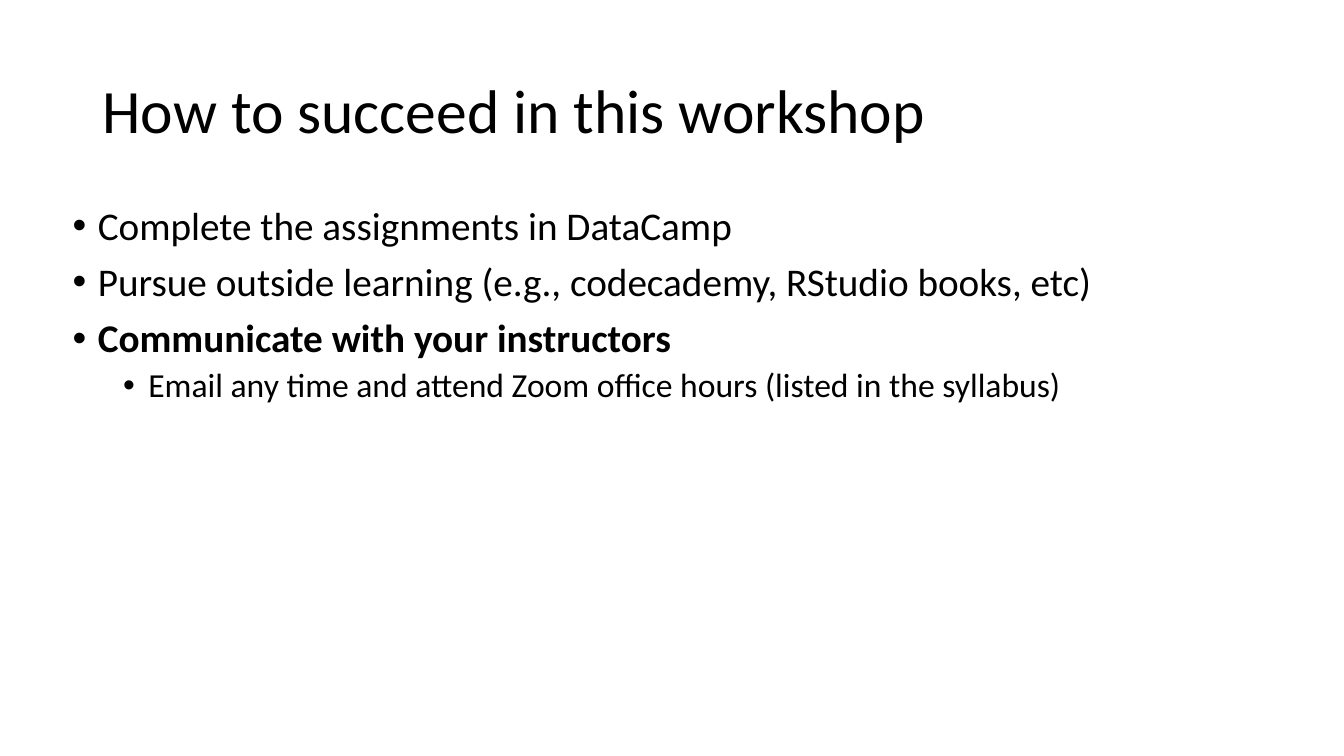
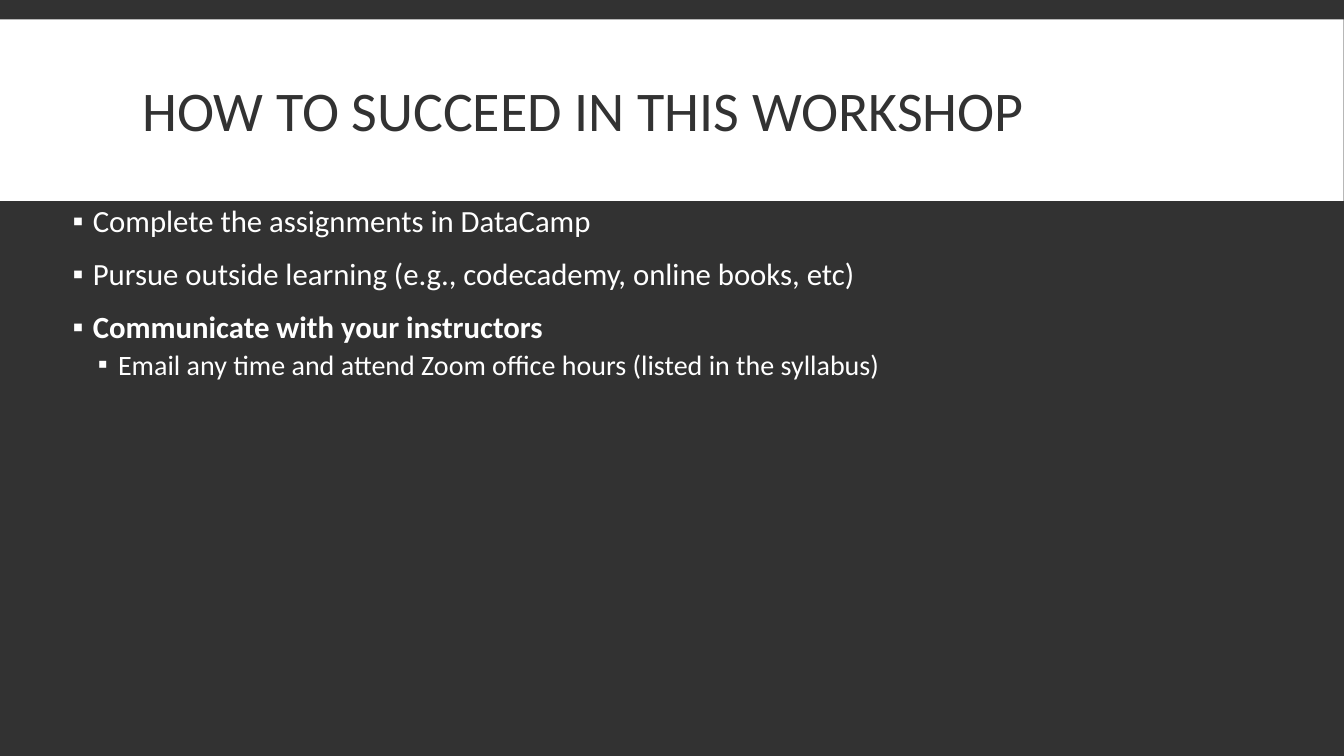
Before and after one commit to bigbioinformatics/Biomedical-ML-with-Python, a slide deck: slide 40 of Module_1/Module 1.pptx (slide 27 before the commit). Drawn at 1344x756 pixels with LibreOffice and Linux fonts; fonts in the diff are those of the drawing; background and template pictures are left out. Boxes give left, top, right and bottom in pixels: in the first picture for what was removed or moved away, otherwise in the second. Text is boxed around its words. In the diff, an @@ line names an element or a change of style, - is before the commit and + after.

```diff
--- a/Module_1/Module 1.pptx
+++ b/Module_1/Module 1.pptx
@@ background #FFFFFF to #323232 @@
@@ rectangle added at bbox=[0, 19, 1344, 201], fill #FFFFFF @@
@@ title at bbox=[143, 94, 1024, 132]: text changed; size 44 to 40 pt; text colour #000000 to #323232 @@
-How to succeed in this workshop
+HOW TO SUCCEED IN THIS WORKSHOP
@@ text at bbox=[93, 210, 879, 380]: size 28 to 22 pt in "Complete the assignments in DataCamp", "Communicate with your instructors"; text colour #000000 to #FFFFFF in "Complete the assignments in DataCamp", "Communicate with your instructors", "Email any time and attend Zoom office ..."; size 24 to 20 pt in "Email any time and attend Zoom office ..."; bullet • to ▪; more space between paragraphs @@
@@ text at bbox=[93, 262, 854, 291]: text changed; size 28 to 22 pt; text colour #000000 to #FFFFFF @@
-• Pursue outside learning (e.g., codecademy, RStudio books, etc)
+▪ Pursue outside learning (e.g., codecademy, online books, etc)
```
Also in this commit, not shown: 54 other slides changed, 28 slides added, 18 slides removed.
